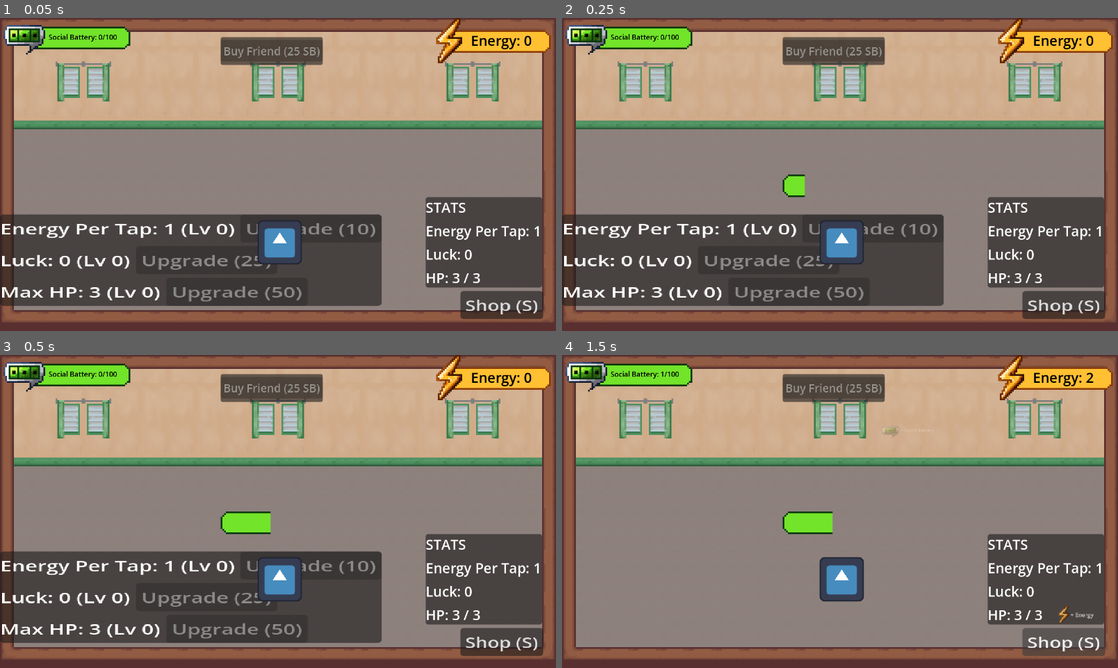
Above: before the commit, frames 1-4 (two rows, left to right).
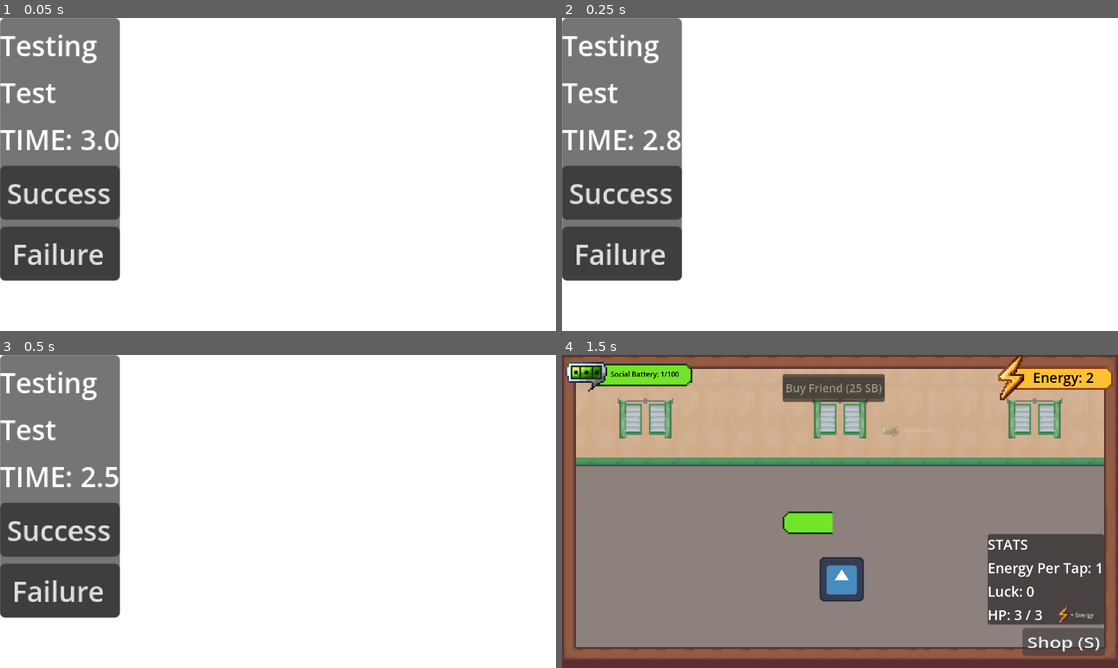
Above: after the commit, the same moments.

Repository: AzeOcram/checkpoint-gamejam
Game: Godot game, scene res://scenes/main/main.tscn
Same seed, same stepped clock (60 frames per second), same inputs: the game is played once before the commit and once after it. The engine's default icon, where the game draws it, is replaced by a stand-in: a white triangle on a blue panel in a dark square.
Inputs (mouse positions are in pixels of both pictures, inside the frame that each line leads up to):
- Up to frame 1 (0.05 s): no input
- Up to frame 2 (0.25 s): no input
- Up to frame 3 (0.5 s): no input
- Up to frame 4 (1.5 s): click (623, 530) at 0.5 s, where only the run after the commit has a clickable "Success"; click "Shop (S)" at 1.25 s

The runs differ from the first frame. In frame 1, 95% of the frame differs, in the area x 0-100%, y 0-100%; in frame 2, 95%; in frame 3, 95%; in frame 4, nothing differs.

Commit message:
feat(qte): added base qte

Diff:
--- /dev/null
+++ b/resources/qte/qte_data.gd
@@ -0,0 +1,25 @@
+extends Resource
+class_name QTEData
+
+
+enum Result {
+	SUCCESS,
+	FAILURE
+}
+
+
+@export_category("Basic Information")
+
+@export var title: String = "QTE"
+@export_multiline var description: String = ""
+@export var duration: float = 5.0
+
+
+@export_category("Visual Resources")
+
+@export var background_texture: Texture2D
+@export var character_texture: Texture2D
+@export var supporting_textures: Array[Texture2D] = []
+
+@export var success_button_texture: Texture2D
+@export var failure_button_texture: Texture2D
--- /dev/null
+++ b/resources/qte/test.tres
@@ -0,0 +1,10 @@
+[gd_resource type="Resource" script_class="QTEData" format=3 uid="uid://cqgtqj46ygc5d"]
+
+[ext_resource type="Script" uid="uid://b6rnq6lwahl7u" path="res://resources/qte/qte_data.gd" id="1_ie0qx"]
+
+[resource]
+script = ExtResource("1_ie0qx")
+title = "Test"
+description = "Testing"
+duration = 3.0
+metadata/_custom_type_script = "uid://b6rnq6lwahl7u"
--- a/scenes/main/main.tscn
+++ b/scenes/main/main.tscn
@@ -12,6 +12,7 @@
 [ext_resource type="AudioStream" uid="uid://dhs7li674d5dt" path="res://assets/audio/checkpoint_bgm_(sample2).ogg" id="10_a8run"]
 [ext_resource type="PackedScene" path="res://scenes/stats/stats_system.tscn" id="11_statsys"]
 [ext_resource type="PackedScene" uid="uid://cs7j61ssisf55" path="res://scenes/stats/stats_shop.tscn" id="12_statshop"]
+[ext_resource type="Script" uid="uid://b31o8nxjquepm" path="res://tests/test_qte.gd" id="13_th5th"]
 
 [sub_resource type="TileSetAtlasSource" id="TileSetAtlasSource_b1x3f"]
 texture = ExtResource("2_b1x3f")
@@ -352,3 +353,6 @@
 stream = ExtResource("10_a8run")
 autoplay = true
 parameters/looping = true
+
+[node name="TestQTE" type="Node" parent="." unique_id=1154957079]
+script = ExtResource("13_th5th")
--- /dev/null
+++ b/scenes/qte/base_qte.tscn
@@ -0,0 +1,42 @@
+[gd_scene format=3 uid="uid://b71rut5ewb1sh"]
+
+[ext_resource type="Script" uid="uid://ybdaq0j5bm5p" path="res://scripts/qte/base_qte.gd" id="1_wfc5e"]
+
+[node name="BaseQte" type="CanvasLayer" unique_id=2054064650]
+script = ExtResource("1_wfc5e")
+
+[node name="Overlay" type="ColorRect" parent="." unique_id=1014611051]
+anchors_preset = 15
+anchor_right = 1.0
+anchor_bottom = 1.0
+grow_horizontal = 2
+grow_vertical = 2
+
+[node name="Panel" type="PanelContainer" parent="Overlay" unique_id=1030420319]
+layout_mode = 0
+offset_right = 40.0
+offset_bottom = 40.0
+
+[node name="Content" type="VBoxContainer" parent="Overlay/Panel" unique_id=988706708]
+layout_mode = 2
+alignment = 1
+
+[node name="Background" type="TextureRect" parent="Overlay/Panel/Content" unique_id=514092166]
+layout_mode = 2
+
+[node name="DescriptionLabel" type="Label" parent="Overlay/Panel/Content" unique_id=459195849]
+layout_mode = 2
+
+[node name="TitleLabel" type="Label" parent="Overlay/Panel/Content" unique_id=908863942]
+layout_mode = 2
+
+[node name="TimerLabel" type="Label" parent="Overlay/Panel/Content" unique_id=663374870]
+layout_mode = 2
+
+[node name="SuccessButton" type="Button" parent="Overlay/Panel/Content" unique_id=1969802923]
+layout_mode = 2
+text = "Success"
+
+[node name="FailureButton" type="Button" parent="Overlay/Panel/Content" unique_id=1932211268]
+layout_mode = 2
+text = "Failure"
--- a/scripts/energy/energy_system.gd
+++ b/scripts/energy/energy_system.gd
@@ -9,10 +9,6 @@
 
 
 func _ready() -> void:
-	print("========== ENERGY DEBUG ==========")
-	print("EnergySystem path: ", get_path())
-	print("EnergySystem parent: ", get_parent().get_path())
-	print("==================================")
 	update_energy_ui()
 
 
--- /dev/null
+++ b/scripts/qte/base_qte.gd
@@ -0,0 +1,106 @@
+extends CanvasLayer
+class_name BaseQTE
+
+
+signal finished(result: QTEData.Result)
+
+
+#@onready var background: TextureRect = $Overlay/Panel/Content/Background
+#@onready var character: TextureRect = $Overlay/Panel/Content/Character
+#@onready var supporting_sprites: HBoxContainer = $Overlay/Panel/Content/SupportingSprites
+
+@onready var title_label: Label = $Overlay/Panel/Content/TitleLabel
+@onready var description_label: Label = $Overlay/Panel/Content/DescriptionLabel
+@onready var timer_label: Label = $Overlay/Panel/Content/TimerLabel
+
+@onready var success_button: Button = $Overlay/Panel/Content/SuccessButton
+@onready var failure_button: Button = $Overlay/Panel/Content/FailureButton
+
+
+var qte_data: QTEData
+var time_remaining: float = 0.0
+var is_finished: bool = false
+
+
+func _ready() -> void:
+	success_button.pressed.connect(_on_success_pressed)
+	failure_button.pressed.connect(_on_failure_pressed)
+
+
+func start(data: QTEData) -> void:
+	qte_data = data
+	time_remaining = qte_data.duration
+	is_finished = false
+
+	_apply_data()
+	_update_timer()
+
+	set_process(true)
+
+
+func _process(delta: float) -> void:
+	if is_finished:
+		return
+
+	time_remaining -= delta
+
+	if time_remaining <= 0.0:
+		time_remaining = 0.0
+		_update_timer()
+		_finish(QTEData.Result.FAILURE)
+		return
+
+	_update_timer()
+
+
+func _apply_data() -> void:
+	title_label.text = qte_data.title
+	description_label.text = qte_data.description
+
+	#background.texture = qte_data.background_texture
+
+	success_button.icon = qte_data.success_button_texture
+	failure_button.icon = qte_data.failure_button_texture
+
+	#_clear_supporting_sprites()
+
+	for texture in qte_data.supporting_textures:
+		_add_supporting_sprite(texture)
+
+
+#func _clear_supporting_sprites() -> void:
+	#for child in supporting_sprites.get_children():
+		#child.queue_free()
+
+
+func _add_supporting_sprite(texture: Texture2D) -> void:
+	var sprite := TextureRect.new()
+
+	sprite.texture = texture
+	sprite.expand_mode = TextureRect.EXPAND_IGNORE_SIZE
+	sprite.stretch_mode = TextureRect.STRETCH_KEEP_ASPECT_CENTERED
+
+	#supporting_sprites.add_child(sprite)
+
+
+func _update_timer() -> void:
+	timer_label.text = "TIME: %.1f" % time_remaining
+
+
+func _on_success_pressed() -> void:
+	_finish(QTEData.Result.SUCCESS)
+
+
+func _on_failure_pressed() -> void:
+	_finish(QTEData.Result.FAILURE)
+
+
+func _finish(result: QTEData.Result) -> void:
+	if is_finished:
+		return
+
+	is_finished = true
+	set_process(false)
+
+	finished.emit(result)
+	queue_free()
--- /dev/null
+++ b/tests/test_qte.gd
@@ -0,0 +1,30 @@
+extends Node
+
+
+const BASE_QTE = preload("res://scenes/qte/base_qte.tscn")
+const TEST_QTE_DATA = preload("res://resources/qte/test.tres")
+
+
+func _ready() -> void:
+	start_test_qte.call_deferred()
+
+
+func start_test_qte() -> void:
+	var qte = BASE_QTE.instantiate()
+
+	get_tree().current_scene.add_child(qte)
+
+	qte.finished.connect(_on_qte_finished)
+
+	qte.start(TEST_QTE_DATA)
+
+
+func _on_qte_finished(result: QTEData.Result) -> void:
+	if result == QTEData.Result.SUCCESS:
+		print("========== QTE TEST ==========")
+		print("RESULT: SUCCESS")
+		print("==============================")
+	else:
+		print("========== QTE TEST ==========")
+		print("RESULT: FAILURE")
+		print("==============================")
Not shown, added: resources/qte/qte_data.gd.uid
Not shown, added: scripts/qte/base_qte.gd.uid
Not shown, added: tests/test_qte.gd.uid
